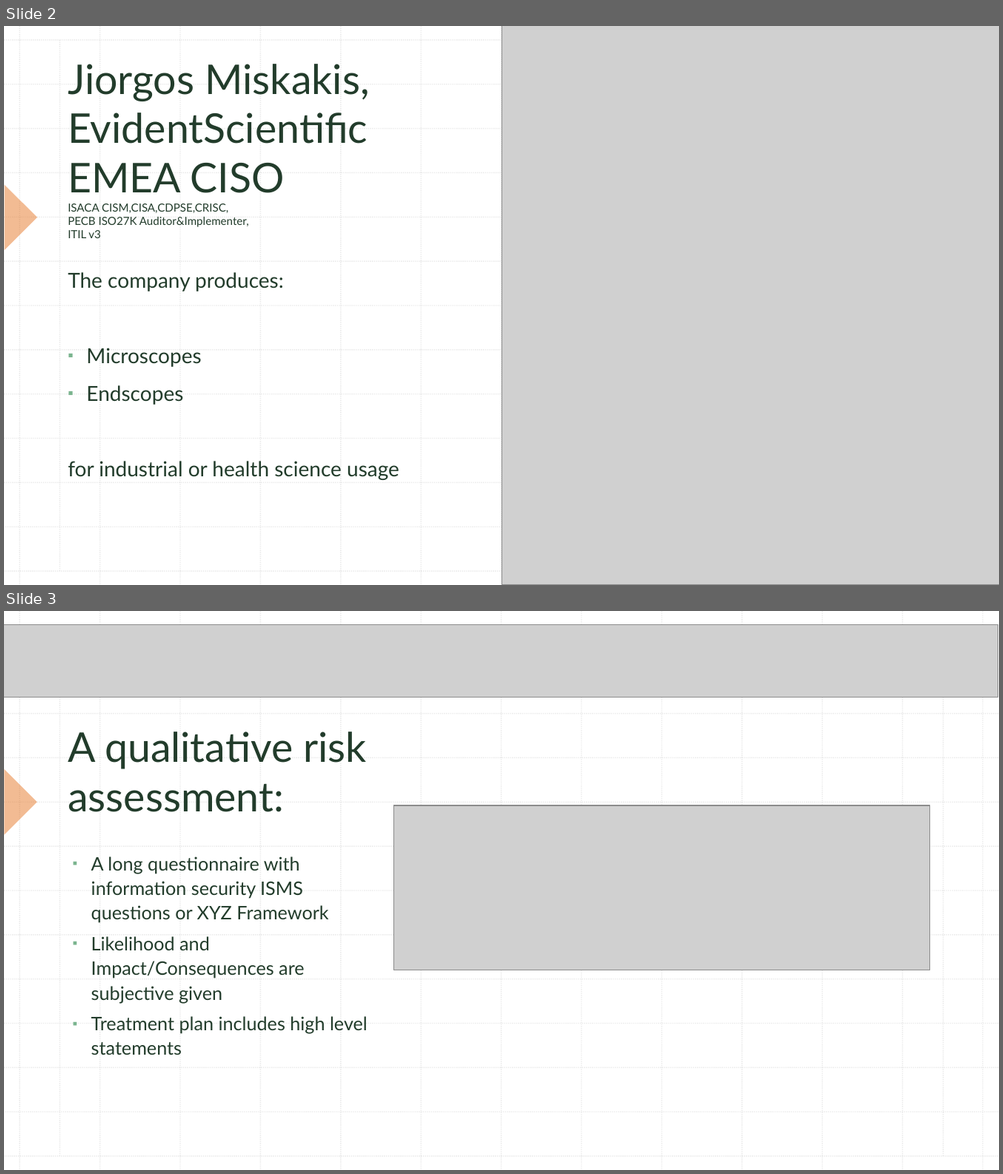
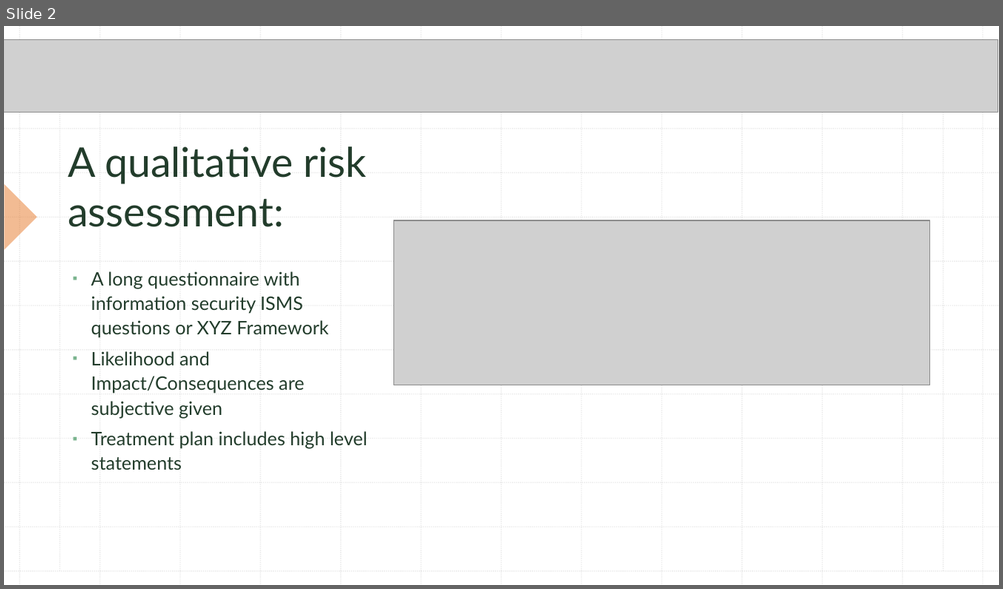
Before and after one commit to misge-dotcom/LSZ_2025, a slide deck: Cyber Risk from Theory to Practice LSZ2025.pptx. Shown one above the other, each under a label of ours: slides 2 and 3 before the commit, slide 2 after it. The pictures are 1003x1174 and 1003x589 pixels, drawn with LibreOffice and Linux fonts; fonts in the diff are those of the drawing; grey boxes stand for pictures. Boxes give left, top, right and bottom in pixels: in the first picture for what was removed or moved away, otherwise in the second. Text is boxed around its words. In the diff, an @@ line names an element or a change of style, - is before the commit and + after.

```diff
--- a/Cyber Risk from Theory to Practice LSZ2025.pptx
+++ b/Cyber Risk from Theory to Practice LSZ2025.pptx
@@ slide 2 removed at bbox=[4, 26, 999, 585], background #FFFFFF; not listed: 27 template elements that a slide beside it also shows @@
@@ rectangle removed at bbox=[4, 26, 999, 585] @@
@@ group removed at bbox=[4, 26, 999, 585]: 27 lines @@
@@ picture removed at bbox=[502, 26, 999, 585] @@
@@ title removed at bbox=[68, 64, 370, 238] @@
-Jiorgos Miskakis, EvidentScientific EMEA CISO
-ISACA CISM,CISA,CDPSE,CRISC,
-PECB ISO27K Auditor&Implementer,
-ITIL v3
@@ right triangle removed at bbox=[4, 185, 37, 250] @@
@@ text removed at bbox=[68, 272, 399, 480] @@
-The company produces:
-▪ Microscopes
-▪ Endscopes
-for industrial or health science usage
@@ what was slide 3 is now slide 2 @@
```
Also in this commit, not shown: 4 slides changed.
